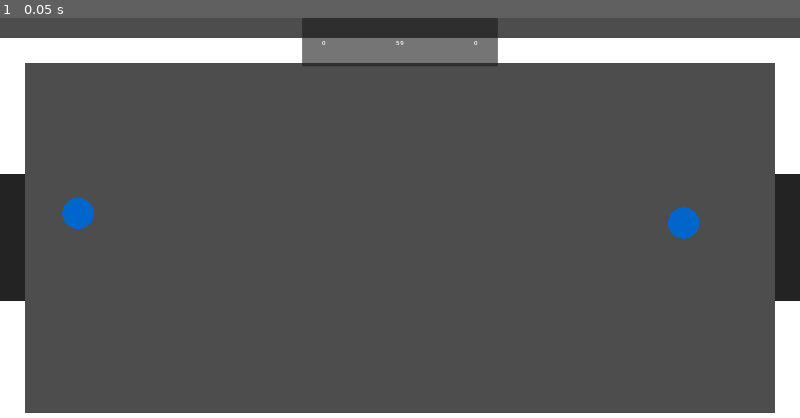
Above: before the commit, frame 1.
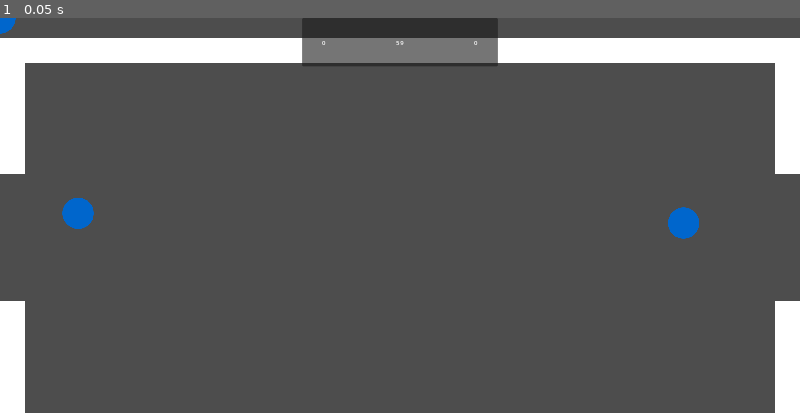
Above: after the commit, the same moment.

Repository: Habimana38/GAMEJAM2024
Game: Godot game, scene res://Interface/UIGame.tscn
The game is run twice, just before and just after one commit, with the same random seed, the same clock (stepped at 60 frames per second) and the same inputs. This scene is started directly instead of the project's main scene.
Inputs:
- Up to frame 1 (0.05 s): no input

The runs differ from the first frame. In frame 1, 2.0% of the frame differs, in the area x 0-100%, y 0-71%.
Error after the commit: Cannot call method 'instantiate' on a null value. (res://level/Scripts/GameManager.gd:38)

Commit message:
Cycle game

Diff:
--- /dev/null
+++ b/Ball/ball.gd
@@ -0,0 +1,31 @@
+extends RigidBody2D
+class_name Ball
+
+@export var air_friction : float
+
+func _physics_process(delta):
+	apply_friction(air_friction * delta)
+
+
+func apply_friction(amount):
+	if linear_velocity.length() > amount:
+		apply_force(-linear_velocity.normalized() * amount)
+	else:
+		set_axis_velocity(Vector2.ZERO)
+
+
+
+func _on_body_entered(body : Node):
+	if(body.is_in_group("Player")):
+		if body is Player:
+			var player = body as Player;
+			var force = player.velocity * .5;
+			apply_impulse(force)
+
+func _move_to(position:Vector2):
+	freeze = true
+	sleeping = true
+	global_position = position
+	set_axis_velocity(Vector2.ZERO)
+	freeze = false
+	sleeping = true
--- /dev/null
+++ b/Ball/ball.tscn
@@ -0,0 +1,33 @@
+[gd_scene load_steps=5 format=3 uid="uid://cugrsp5rlkf76"]
+
+[ext_resource type="Texture2D" uid="uid://crw5o8xwki1pl" path="res://player/Sprite/playertest.png" id="1_cyghi"]
+[ext_resource type="Script" path="res://Ball/ball.gd" id="1_ry2x6"]
+
+[sub_resource type="PhysicsMaterial" id="PhysicsMaterial_gxuy6"]
+friction = 0.9
+bounce = 0.2
+absorbent = true
+
+[sub_resource type="CircleShape2D" id="CircleShape2D_2vo2y"]
+radius = 67.0671
+
+[node name="Ball" type="RigidBody2D"]
+position = Vector2(1024, 562)
+disable_mode = 1
+collision_layer = 4
+physics_material_override = SubResource("PhysicsMaterial_gxuy6")
+freeze_mode = 1
+max_contacts_reported = 5
+contact_monitor = true
+script = ExtResource("1_ry2x6")
+air_friction = 50.0
+
+[node name="CollisionShape2D" type="CollisionShape2D" parent="."]
+shape = SubResource("CircleShape2D_2vo2y")
+
+[node name="Sprite2D" type="Sprite2D" parent="."]
+position = Vector2(-7.86781e-06, -7.86781e-06)
+scale = Vector2(1.34, 1.34)
+texture = ExtResource("1_cyghi")
+
+[connection signal="body_entered" from="." to="." method="_on_body_entered"]
--- a/Game.tscn
+++ b/Game.tscn
@@ -1,38 +1,21 @@
-[gd_scene load_steps=8 format=3 uid="uid://cr4x242k3lcy7"]
+[gd_scene load_steps=5 format=3 uid="uid://cr4x242k3lcy7"]
 
-[ext_resource type="PackedScene" uid="uid://byiaov7kf83h" path="res://player/player_1.tscn" id="1_6g0gn"]
-[ext_resource type="PackedScene" uid="uid://baidg5heu4cdu" path="res://player/player_2.tscn" id="2_tj88d"]
 [ext_resource type="PackedScene" uid="uid://btq5v1oerbtb3" path="res://level/left.tscn" id="3_4newd"]
-[ext_resource type="Texture2D" uid="uid://crw5o8xwki1pl" path="res://player/Sprite/playertest.png" id="4_qprdt"]
+[ext_resource type="PackedScene" uid="uid://go0ljd5c18y" path="res://level/Map/cage.tscn" id="3_w5mov"]
+[ext_resource type="PackedScene" uid="uid://cu2mm1fip1nxg" path="res://level/game_manager.tscn" id="5_j3dy4"]
 
 [sub_resource type="RectangleShape2D" id="RectangleShape2D_741jg"]
 size = Vector2(34, 896)
 
-[sub_resource type="PhysicsMaterial" id="PhysicsMaterial_gxuy6"]
-friction = 0.9
-bounce = 0.2
-absorbent = true
+[node name="Node2D" type="Node2D"]
 
-[sub_resource type="CircleShape2D" id="CircleShape2D_2vo2y"]
-radius = 67.0671
-
-[node name="Node2D" type="Node2D"]
-position = Vector2(0, -50)
-
-[node name="Player 1" parent="." instance=ExtResource("1_6g0gn")]
-position = Vector2(200, 500)
-motion_mode = 0
-wall_min_slide_angle = 0.261799
-acceleration = 5000
-
-[node name="Player 2" parent="." instance=ExtResource("2_tj88d")]
-position = Vector2(1750, 525)
-motion_mode = 0
-wall_min_slide_angle = 0.261799
-acceleration = 5000
+[node name="GameManager" parent="." node_paths=PackedStringArray("player1_spawn", "player2_spawn", "ball_spawn") instance=ExtResource("5_j3dy4")]
+player1_spawn = NodePath("../Level/Spawn_player_1")
+player2_spawn = NodePath("../Level/Spawn_player_2")
+ball_spawn = NodePath("../Level/Ball spawn")
 
 [node name="Level" type="Node2D" parent="."]
-position = Vector2(1024, 562)
+position = Vector2(1024, 512)
 
 [node name="Frontier" type="StaticBody2D" parent="Level"]
 collision_layer = 2
@@ -53,16 +36,20 @@
 position = Vector2(1024, -512)
 scale = Vector2(-1, 1)
 
-[node name="Ball" type="RigidBody2D" parent="."]
-position = Vector2(1024, 562)
-collision_layer = 4
-mass = 2000.0
-physics_material_override = SubResource("PhysicsMaterial_gxuy6")
+[node name="Ball spawn" type="Node2D" parent="Level"]
 
-[node name="CollisionShape2D" type="CollisionShape2D" parent="Ball"]
-shape = SubResource("CircleShape2D_2vo2y")
+[node name="Spawn_player_1" type="Node2D" parent="Level"]
+position = Vector2(-680, 0)
 
-[node name="Sprite2D" type="Sprite2D" parent="Ball"]
-position = Vector2(-7.86781e-06, -7.86781e-06)
-scale = Vector2(1.34, 1.34)
-texture = ExtResource("4_qprdt")
+[node name="Spawn_player_2" type="Node2D" parent="Level"]
+position = Vector2(728, 0)
+
+[node name="Cage" parent="Level" node_paths=PackedStringArray("gamemanager") instance=ExtResource("3_w5mov")]
+position = Vector2(-992, 0)
+rotation = -3.14159
+gamemanager = NodePath("../../GameManager")
+
+[node name="Cage2" parent="Level" node_paths=PackedStringArray("gamemanager") instance=ExtResource("3_w5mov")]
+position = Vector2(992, 0)
+is_player1 = false
+gamemanager = NodePath("../../GameManager")
--- /dev/null
+++ b/level/Map/Cage.gd
@@ -0,0 +1,13 @@
+extends Area2D
+
+@export var is_player1 : bool
+@export var gamemanager : GameManager
+
+
+func _on_body_entered(body):
+	if body is Ball:
+		if is_player1 :
+			gamemanager._add_point_player2()
+		else:
+			gamemanager._add_point_player1()
+		gamemanager._restart()
--- /dev/null
+++ b/level/Map/cage.tscn
@@ -0,0 +1,31 @@
+[gd_scene load_steps=3 format=3 uid="uid://go0ljd5c18y"]
+
+[ext_resource type="Script" path="res://level/Map/Cage.gd" id="1_6ptdc"]
+
+[sub_resource type="RectangleShape2D" id="RectangleShape2D_8keb5"]
+size = Vector2(64, 324)
+
+[node name="Cage" type="Area2D" groups=["Cages"]]
+disable_mode = 1
+collision_layer = 8
+collision_mask = 4
+input_pickable = false
+script = ExtResource("1_6ptdc")
+is_player1 = true
+
+[node name="CollisionShape2D" type="CollisionShape2D" parent="."]
+position = Vector2(96, 0)
+shape = SubResource("RectangleShape2D_8keb5")
+
+[node name="StaticBody2D" type="StaticBody2D" parent="."]
+collision_layer = 8
+collision_mask = 0
+
+[node name="CollisionShape2D2" type="CollisionShape2D" parent="StaticBody2D"]
+shape = SubResource("RectangleShape2D_8keb5")
+
+[node name="Polygon2D" type="Polygon2D" parent="."]
+color = Color(0.678431, 0.141176, 0.156863, 0.776471)
+polygon = PackedVector2Array(-32, 162, 32, 162, 32, -162, -32, -162)
+
+[connection signal="body_entered" from="." to="." method="_on_body_entered"]
--- a/level/Scripts/GameManager.gd
+++ b/level/Scripts/GameManager.gd
@@ -2,14 +2,27 @@
 
 class_name GameManager
 
-@export var Player1Score : int = 0
-@export var Player2Score : int = 0
+@export var player1_scene: PackedScene
+@export var player2_scene: PackedScene
+@export var ball_scene: PackedScene
+
+@export var player1_spawn : Node2D
+@export var player2_spawn : Node2D
+@export var ball_spawn : Node2D
+
+@export var player1Score : int = 0
+@export var player2Score : int = 0
 @export var timer : Timer
+
+var player1
+var player2
+var ball : Ball
 
 # Called when the node enters the scene tree for the first time.
 func _ready():
-	Player1Score = 0
-	Player2Score = 0
+	player1Score = 0
+	player2Score = 0
+	_spawn()
 
 # Called every frame. 'delta' is the elapsed time since the previous frame.
 func _process(delta):
@@ -18,3 +31,33 @@
 
 func _on_timer_timeout():
 	print("Game over")
+
+func _spawn():
+	print("Test spawn 1")
+
+	player1 = player1_scene.instantiate()
+	add_child(player1)
+	player1.set_position(player1_spawn.global_position)
+
+	player2 = player2_scene.instantiate()
+	add_child(player2)
+	player2.set_position(player2_spawn.global_position)
+
+	_spawn_ball()
+
+func _add_point_player1():
+	player1Score += 1
+
+func _add_point_player2():
+	player2Score += 1
+
+func _restart():
+	ball.queue_free()
+	player1.global_position = player1_spawn.global_position
+	player2.global_position = player2_spawn.global_position
+	_spawn_ball()
+
+func _spawn_ball():
+	ball = ball_scene.instantiate()
+	ball.set_position(ball_spawn.global_position)
+	add_child(ball)
--- a/level/game_manager.tscn
+++ b/level/game_manager.tscn
@@ -1,9 +1,15 @@
-[gd_scene load_steps=2 format=3 uid="uid://cu2mm1fip1nxg"]
+[gd_scene load_steps=5 format=3 uid="uid://cu2mm1fip1nxg"]
 
 [ext_resource type="Script" path="res://level/Scripts/GameManager.gd" id="1_y2s5v"]
+[ext_resource type="PackedScene" uid="uid://byiaov7kf83h" path="res://player/player_1.tscn" id="2_l6xnp"]
+[ext_resource type="PackedScene" uid="uid://baidg5heu4cdu" path="res://player/player_2.tscn" id="3_3s03g"]
+[ext_resource type="PackedScene" uid="uid://cugrsp5rlkf76" path="res://Ball/ball.tscn" id="4_vx1cg"]
 
 [node name="GameManager" type="Node" node_paths=PackedStringArray("timer")]
 script = ExtResource("1_y2s5v")
+player1_scene = ExtResource("2_l6xnp")
+player2_scene = ExtResource("3_3s03g")
+ball_scene = ExtResource("4_vx1cg")
 timer = NodePath("Timer")
 
 [node name="Timer" type="Timer" parent="."]
--- a/level/left.tscn
+++ b/level/left.tscn
@@ -13,9 +13,6 @@
 
 [sub_resource type="RectangleShape2D" id="RectangleShape2D_vyq4i"]
 size = Vector2(64, 16)
-
-[sub_resource type="RectangleShape2D" id="RectangleShape2D_q8l06"]
-size = Vector2(64, 324)
 
 [node name="side" type="Node2D"]
 
@@ -72,14 +69,3 @@
 [node name="CollisionShape2D" type="CollisionShape2D" parent="bord_cage_bas"]
 position = Vector2(0, -2)
 shape = SubResource("RectangleShape2D_vyq4i")
-
-[node name="CAGE" type="StaticBody2D" parent="."]
-position = Vector2(32, 512)
-collision_layer = 2
-
-[node name="CollisionShape2D" type="CollisionShape2D" parent="CAGE"]
-shape = SubResource("RectangleShape2D_q8l06")
-
-[node name="Polygon2D" type="Polygon2D" parent="CAGE"]
-color = Color(0.0941176, 0.0941176, 0.0941176, 0.776471)
-polygon = PackedVector2Array(-32, 162, 32, 162, 32, -162, -32, -162)
--- a/player/Script/player.gd
+++ b/player/Script/player.gd
@@ -1,4 +1,5 @@
 extends CharacterBody2D
+class_name Player
 
 var screen_size
 var input : Vector2;
@@ -48,6 +49,5 @@
 		velocity = Vector2.ZERO
 
 func apply_acceleration(accel):
-	print(accel);
 	velocity += accel;
 	velocity = velocity.limit_length(maxSpeed)
--- a/player/player.tscn
+++ b/player/player.tscn
@@ -11,10 +11,11 @@
 _data = [Vector2(0, 0), 0.0, 0.0, 0, 0, Vector2(0.995098, 1), 0.0, 0.0, 0, 0]
 point_count = 2
 
-[node name="Player" type="CharacterBody2D"]
-collision_mask = 3
+[node name="Player" type="CharacterBody2D" groups=["Player"]]
+collision_mask = 11
 motion_mode = 1
 wall_min_slide_angle = 0.0
+platform_wall_layers = 8
 script = ExtResource("2_eivu7")
 maxSpeed = 1200
 acceleration = 6000
--- a/project.godot
+++ b/project.godot
@@ -106,6 +106,7 @@
 2d_physics/layer_1="Player"
 2d_physics/layer_2="frontier"
 2d_physics/layer_3="BALL"
+2d_physics/layer_4="CAGE"
 
 [physics]
 
Not shown: 1 places in level/left.tscn that only renumber resources
Not shown, added: Gam2054.tmp
